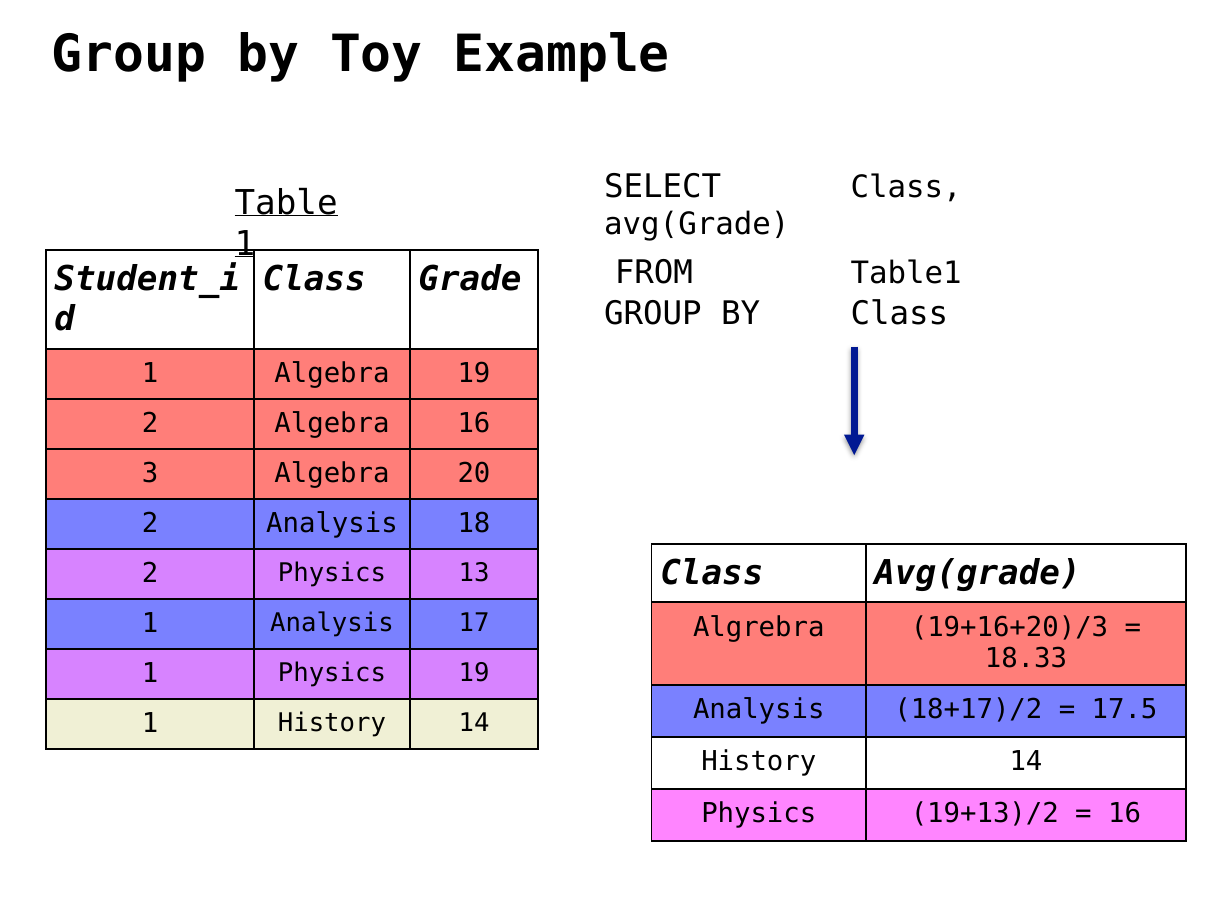
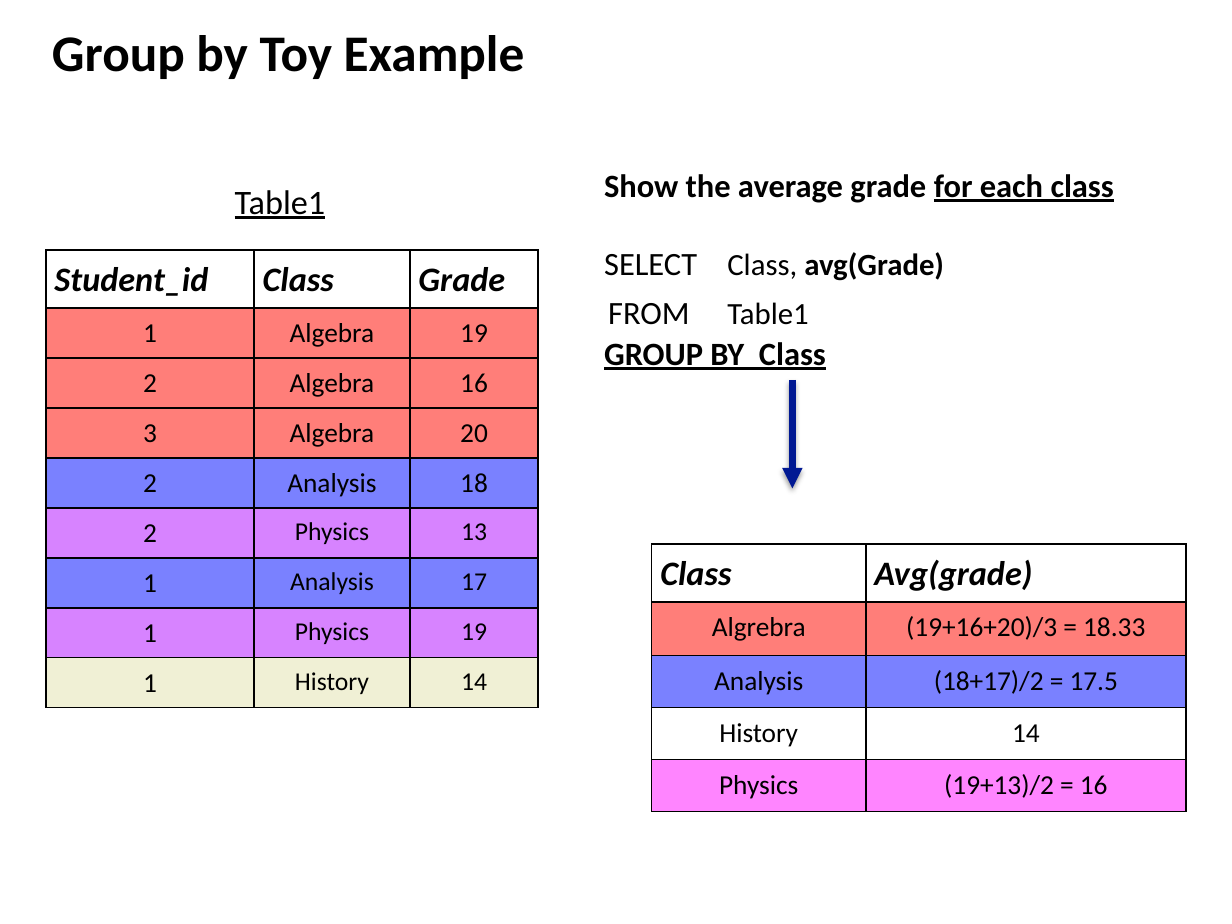
Before and after one commit to ipeirotis/introduction-to-databases, a slide deck: slide 8 of session5/D-SQL_Aggregation_Queries.pptx. Drawn at 1232x924 pixels with LibreOffice and Linux fonts; fonts in the diff are those of the drawing. Boxes give left, top, right and bottom in pixels: in the first picture for what was removed or moved away, otherwise in the second. Text is boxed around its words. In the diff, an @@ line names an element or a change of style, - is before the commit and + after.

```diff
--- a/session5/D-SQL_Aggregation_Queries.pptx
+++ b/session5/D-SQL_Aggregation_Queries.pptx
@@ text "Group by Toy Example" at [52,35,525,79]: font DejaVu Sans Mono to Calibri @@
@@ text at [604,174,1114,203]: paragraph added @@
+Show the average grade for each class
@@ text "Table1" at [235,190,326,219]: font DejaVu Sans Mono to Calibri @@
@@ table at [46,250,537,708] @@
@@ font DejaVu Sans Mono to Calibri @@
@@ text at [604,252,944,370]: font DejaVu Sans Mono to Calibri in "SELECT Class, avg(Grade)", "FROM Table1", "GROUP BY Class"; bold on in "avg(Grade)", "GROUP BY Class"; underline on in "GROUP BY Class" @@
@@ arrow moved from (854, 346) - (854, 455) to (792, 379) - (792, 488) @@
@@ table at [652,545,1186,812] @@
@@ font DejaVu Sans Mono to Calibri @@
```
Also in this commit, not shown: 20 other slides changed, 1 slide removed.
